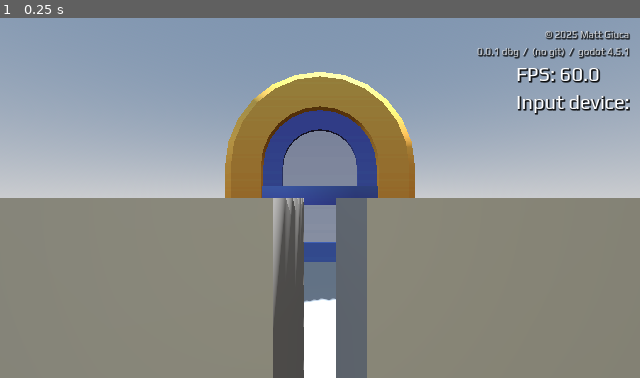
Above: before the commit, frame 1.
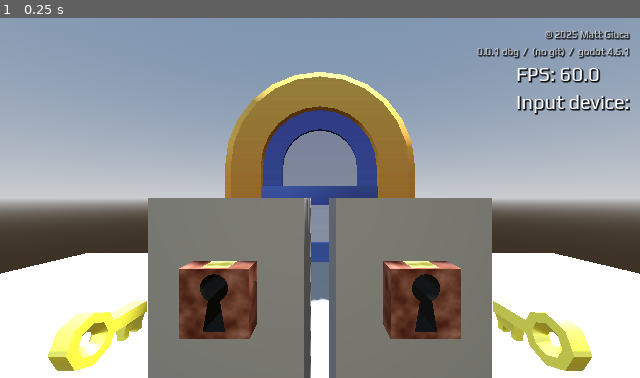
Above: after the commit, the same moment.

Repository: mgiuca/two-hands
Game: Godot game, scene res://scenes/main.tscn
Two runs of this game, one before a commit and one after it. Both use one fixed random seed, a clock stepped at 60 frames per second and the inputs below.
Inputs:
- Up to frame 1 (0.25 s): no input

The runs differ from the first frame. In frame 1, 33% of the frame differs, in the area x 0-100%, y 50-100%.

Commit message:
Most levels: move pedestals back 50cm.
Didn't do it on tunnel since you need to move forwards.

Diff:
--- a/scenes/levels/easy_locks.tscn
+++ b/scenes/levels/easy_locks.tscn
@@ -15,10 +15,10 @@
 size = Vector3(11, 1, 11)
 
 [node name="PedestalLeft" parent="." index="8" instance=ExtResource("2_4tcl0")]
-transform = Transform3D(1, 0, 0, 0, 1, 0, 0, 0, 1, -0.3, 0.65, -0.5)
+transform = Transform3D(1, 0, 0, 0, 1, 0, 0, 0, 1, -0.3, 0.65, -1)
 
 [node name="PedestalRight" parent="." index="9" instance=ExtResource("2_4tcl0")]
-transform = Transform3D(1, 0, 0, 0, 1, 0, 0, 0, 1, 0.3, 0.65, -0.5)
+transform = Transform3D(1, 0, 0, 0, 1, 0, 0, 0, 1, 0.3, 0.65, -1)
 
 [node name="Door" parent="." index="10" instance=ExtResource("3_iof1q")]
 transform = Transform3D(3.870159, 0, 0, 0, 3.870159, 0, 0, 0, 3.870159, 0, 0, -5.1633463)
--- a/scenes/levels/far_locks.tscn
+++ b/scenes/levels/far_locks.tscn
@@ -15,10 +15,10 @@
 size = Vector3(11, 1, 11)
 
 [node name="PedestalLeft" parent="." index="8" instance=ExtResource("2_61y7v")]
-transform = Transform3D(1, 0, 0, 0, 1, 0, 0, 0, 1, -0.8, 0.65, -0.5)
+transform = Transform3D(1, 0, 0, 0, 1, 0, 0, 0, 1, -0.8, 0.65, -1)
 
 [node name="PedestalRight" parent="." index="9" instance=ExtResource("2_61y7v")]
-transform = Transform3D(1, 0, 0, 0, 1, 0, 0, 0, 1, 0.8, 0.65, -0.5)
+transform = Transform3D(1, 0, 0, 0, 1, 0, 0, 0, 1, 0.8, 0.65, -1)
 
 [node name="Door" parent="." index="10" instance=ExtResource("3_61y7v")]
 transform = Transform3D(3.870159, 0, 0, 0, 3.870159, 0, 0, 0, 3.870159, 0, 0, -5.1633463)
--- a/scenes/levels/high_low_locks.tscn
+++ b/scenes/levels/high_low_locks.tscn
@@ -15,7 +15,7 @@
 size = Vector3(11, 1, 11)
 
 [node name="Pedestal" type="CSGBox3D" parent="." index="8"]
-transform = Transform3D(1, 0, 0, 0, 1, 0, 0, 0, 1, 0, 1.25, -0.5)
+transform = Transform3D(1, 0, 0, 0, 1, 0, 0, 0, 1, 0, 1.25, -1)
 size = Vector3(0.5, 2.5, 0.5)
 
 [node name="BoxHoleTop" type="CSGBox3D" parent="Pedestal" index="0"]
